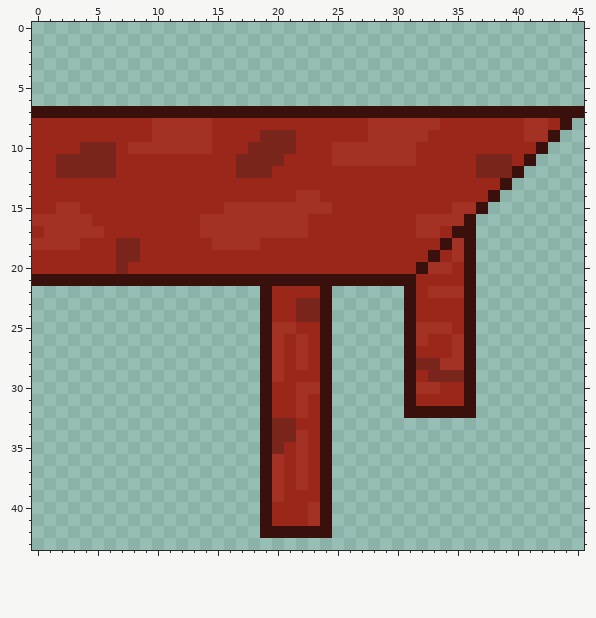
Two versions of one pixel-art sprite, images/table_right.png. Above, as it was before the edit.
The file is 46x44 pixels.
After:
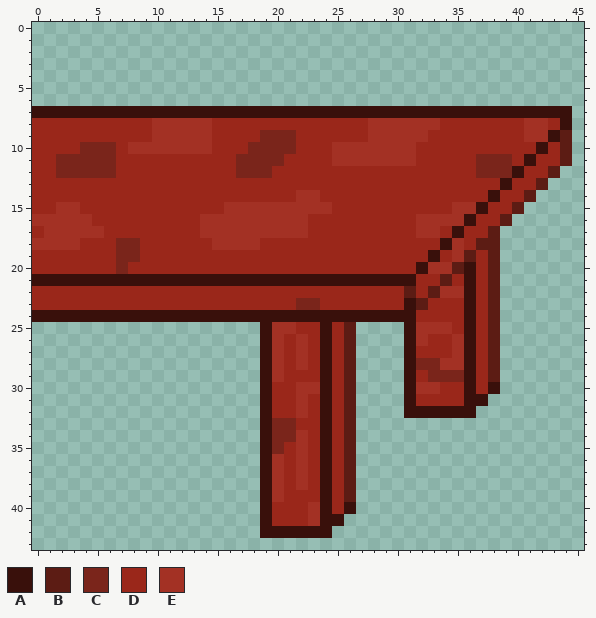
Palette (. is transparent): A #39100b  B #5c1c14  C #7a251b  D #9a271a  E #a33124
Change:
There is now colour A in row 24 at x 0 to 18 and 25 to 30; in row 30 at x 38; in row 31 at x 37; in row 40 at x 26; in row 41 at x 25.
The edit turns colour C into colour A in row 24 at x 22 to 23.
The edit turns colour D into colour A in row 24 at x 20 to 21.
There is now colour B in rows 9 to 11 at x 44; in row 12 at x 43; in row 13 at x 42; in row 14 at x 41; in row 15 at x 40; in row 16 at x 39.
There is now colour B in row 17 at x 38; in row 18 at x 37 to 38; in rows 19 to 24 at x 38; in rows 25 to 29 at x 26 and 38; in rows 30 to 39 at x 26.
The edit turns colour A into colour B in row 19 at x 36; in row 22 at x 31.
The edit turns colour D into colour B in row 20 at x 35; in row 21 at x 34; in row 23 at x 32.
The edit turns colour E into colour B in row 22 at x 33.
There is now colour D in row 10 at x 43; in row 11 at x 42 to 43; in row 12 at x 41 to 42; in row 13 at x 40 to 41; in row 14 at x 39 to 40; in row 15 at x 38 to 39.
There is now colour D in row 16 at x 37 to 38; in row 17 at x 37; in rows 19 to 21 at x 37; in rows 22 to 23 at x 0 to 18, 25 to 30 and 37; in row 24 at x 37; in rows 25 to 30 at x 25 and 37.
There is now colour D in rows 31 to 40 at x 25.
The edit turns colour A into colour D in rows 17 to 18 at x 36; in rows 22 to 23 at x 19 and 24.
The edit erases colour A in row 7 at x 45.
Where, in picture pixels (left, top, right, bottom), the same in both pictures:
changed: (32, 106, 584, 526)
